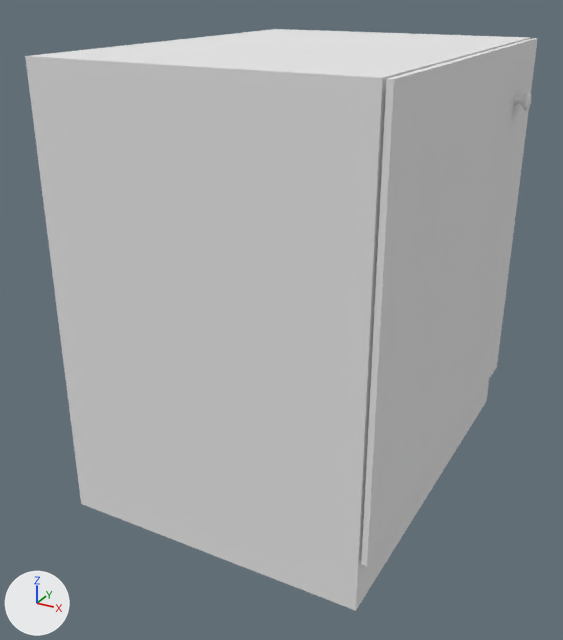
A saved change to the Blender file blender_ws/cupboard.blend.
Before and after are seen from a 50 mm camera at (0.657, -1.331, 0.965) aimed at (-0.036, -0.071, 0.335). The axes (+X, +Y, +Z) are drawn at lower left. The lights are the same throughout.

In view in the first picture: 'Porte_1'.
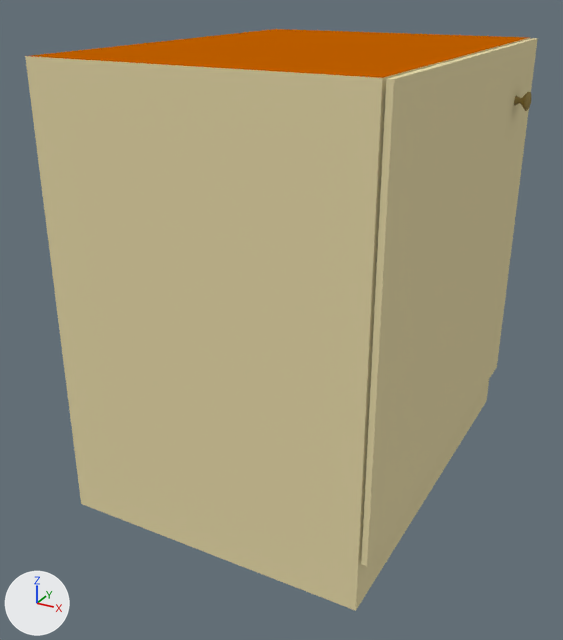
The change in detail:
Material 'wooden_top' (mat_wooden_top) is new.
Its base color is (0.538, 0.118, 0.0) (orange #c26000).
Material 'cream_fronts' (mat_cream_fronts) is new.
Its base color is (0.8, 0.7, 0.4) (beige #e7daaa).
Material 'old_gold_handle' (mat_old_gold_handle) is new.
Its base color is (0.334, 0.247, 0.0827) (yellow #9c8851).
me_porte_1 has 250 vertices, 488 faces and spans x -40.0..40.0, y 0.2..85.2, z -32.9..31.1.
me_porte_1 is used by ob_porte_1; location (0.0, 0.0, 0.0); rotation (1.571, 0.0, -1.571), in degrees (90, 0, -90); scale (0.01, 0.01, 0.01).
me_porte_1 part 1: all 116 faces centred in x -40.0..40.0, y 0.2..85.1, z -30.1..31.1 switch from mat_white_004 (white #e7e7e7) to mat_cream_fronts (beige #e7daaa).
me_porte_1 part 2: all 4 faces centred in x -26.6..26.7, y 85.2, z -18.7..21.1 switch from mat_white_004 (white #e7e7e7) to mat_wooden_top (orange #c26000).
me_porte_1 part 3: all 368 faces centred in x -29.0..-24.3, y 72.8..76.2, z -32.9..-30.2 switch from mat_white_004 (white #e7e7e7) to mat_old_gold_handle (yellow #9c8851).

Location of each change, [x1, y1, x2, y2] in pixels of the pictures (563 x 640 px):
part 1 of me_porte_1, recoloured (white to beige)
    both: [25, 38, 538, 611]
part 2 of me_porte_1, recoloured (white to orange)
    both: [30, 29, 530, 78]
part 3 of me_porte_1, recoloured
    both: [514, 92, 531, 111]
